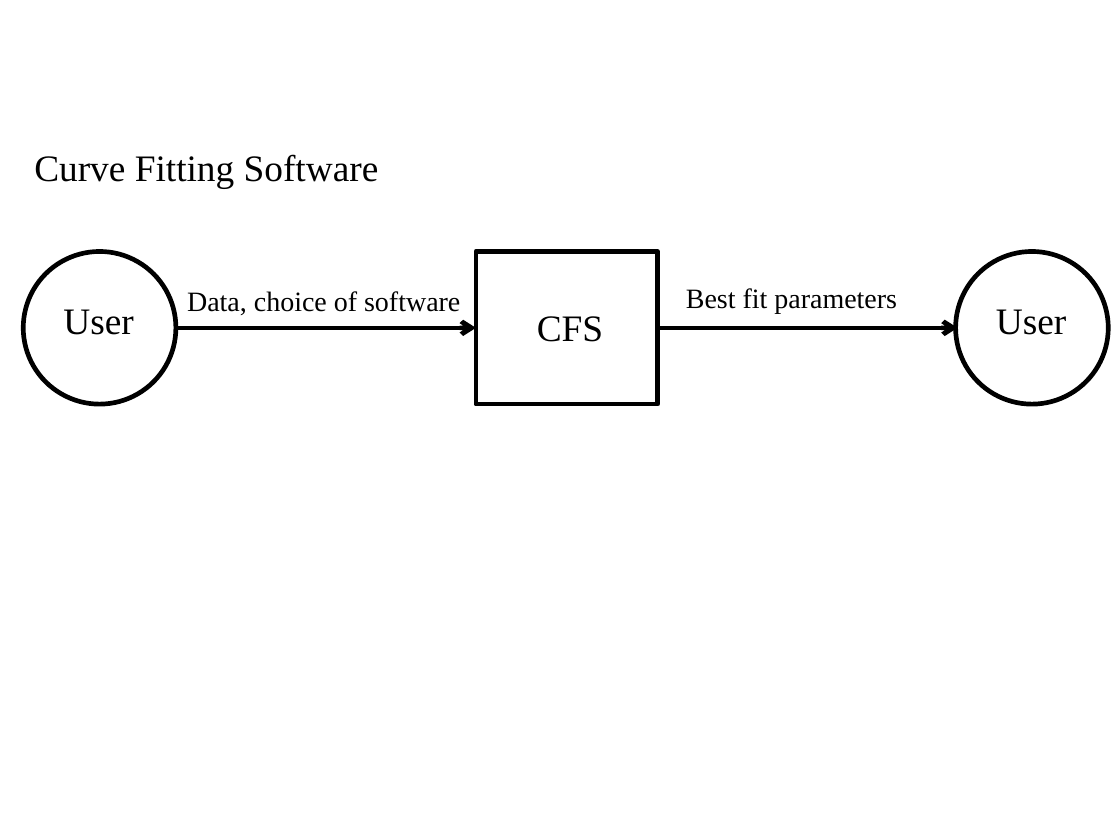
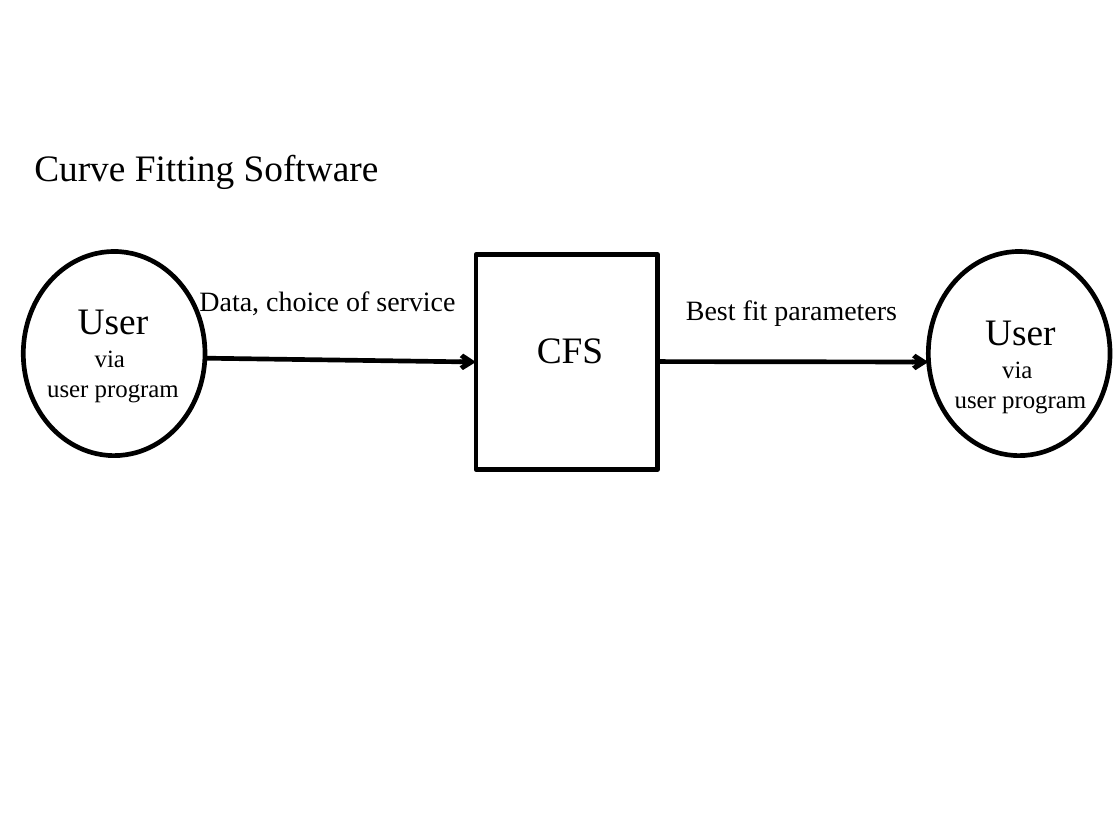
Before and after one commit to Malavika-Srinivasan/CAS741, a slide deck: slide 1 of docs/SRS/SystemContextFigure.pptx. Drawn at 1120x840 pixels with LibreOffice and Linux fonts; fonts in the diff are those of the drawing. Boxes give left, top, right and bottom in pixels: in the first picture for what was removed or moved away, otherwise in the second. Text is boxed around its words. In the diff, an @@ line names an element or a change of style, - is before the commit and + after.

```diff
--- a/docs/SRS/SystemContextFigure.pptx
+++ b/docs/SRS/SystemContextFigure.pptx
@@ ellipse: place and size @@
-ellipse at box(24, 252, 176, 404)
+ellipse at box(24, 252, 205, 456)
@@ rectangle: place and size @@
-rectangle at box(476, 252, 657, 404)
+rectangle at box(476, 254, 657, 469)
@@ ellipse: place and size @@
-ellipse at box(955, 252, 1108, 404)
+ellipse at box(928, 252, 1110, 456)
@@ text "User": place and size @@
-text "User" at box(63, 309, 133, 335)
+text "User" at box(47, 309, 179, 403)
@@ text at box(199, 291, 455, 316): text changed @@
-Data, choice of software
+Data, choice of service
@@ text "Best fit parameters": place and size @@
-text "Best fit parameters" at box(686, 288, 897, 313)
+text "Best fit parameters" at box(686, 300, 897, 326)
@@ text at box(78, 309, 148, 335): alignment left to centre @@
@@ text "CFS": place and size @@
-text "CFS" at box(537, 316, 603, 342)
+text "CFS" at box(537, 338, 603, 364)
@@ text added at box(955, 320, 1086, 414), 16 pt, text #000000 @@
+User
+via
+user program
@@ text removed at box(996, 309, 1066, 335) @@
-User
@@ text at box(47, 350, 179, 403): paragraphs added @@
+via
+user program
@@ arrow moved from (176, 328) - (476, 328) to (205, 358) - (476, 362) @@
@@ arrow moved from (657, 328) - (958, 328) to (657, 362) - (928, 362) @@
```
Also in this commit, not shown: 4 other files.
